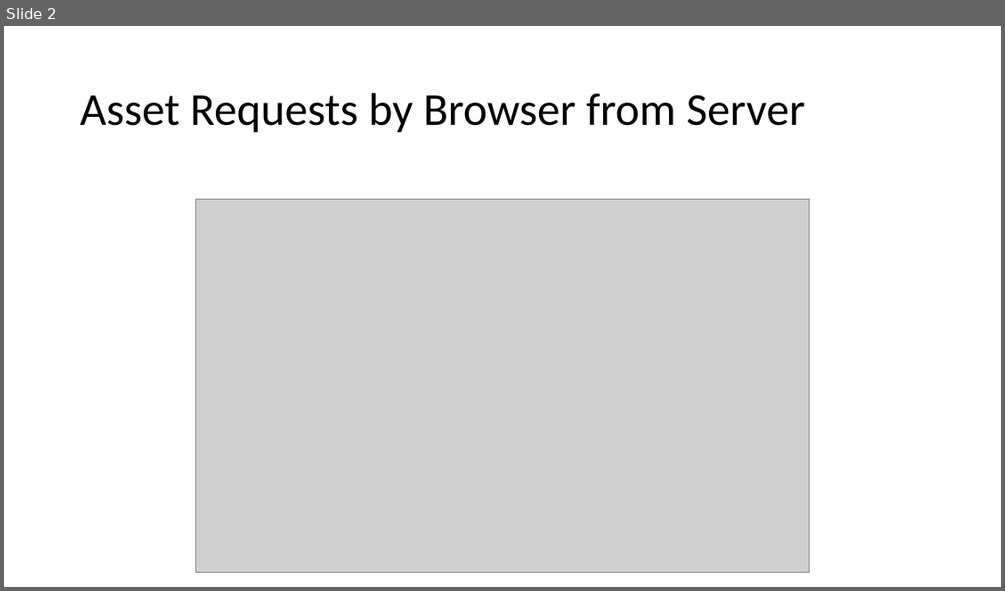
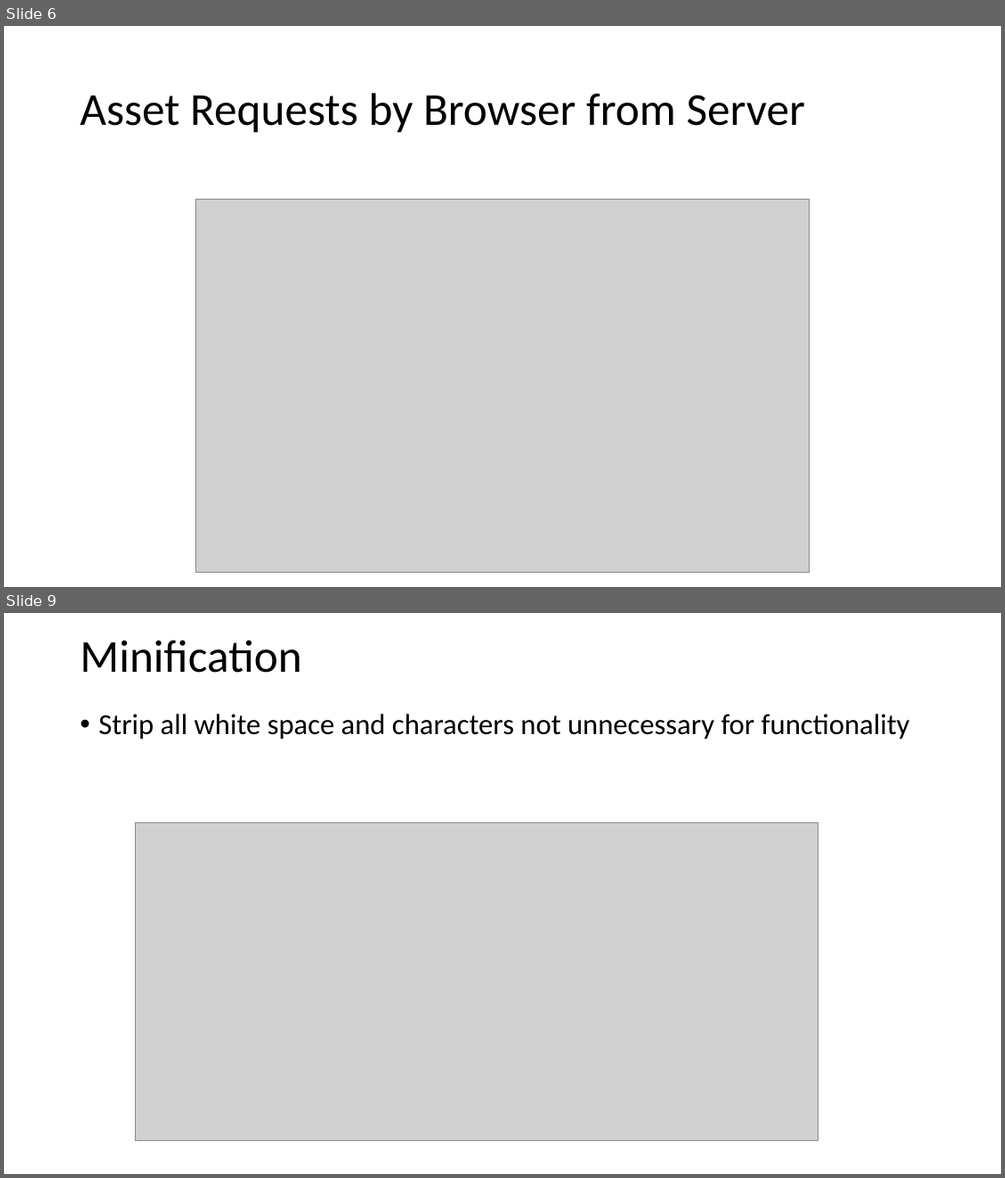
Before and after one commit to GTC-JS/ExtraPresentations, a slide deck: Web Optimization.pptx. Shown one above the other, each under a label of ours: slide 2 before the commit, slides 6 and 9 after it; the slides between them are not shown. The pictures are 1005x591 and 1005x1178 pixels, drawn with LibreOffice and Linux fonts; fonts in the diff are those of the drawing; grey boxes stand for pictures. Boxes give left, top, right and bottom in pixels: in the first picture for what was removed or moved away, otherwise in the second. Text is boxed around its words. In the diff, an @@ line names an element or a change of style, - is before the commit and + after.

```diff
--- a/Web Optimization.pptx
+++ b/Web Optimization.pptx
@@ slide 9 added at <box>4,613,1001,1174</box>, background #FFFFFF @@
@@ title added at <box>80,640,301,673</box>, 44 pt, text #000000 @@
+Minification
@@ text added at <box>98,714,910,739</box>, 28 pt, text #000000 @@
+• Strip all white space and characters not unnecessary for functionality
@@ picture added at <box>136,822,817,1140</box> @@
@@ what was slide 2 is now slide 6 @@
```
Also in this commit, not shown: 17 other slides added.
